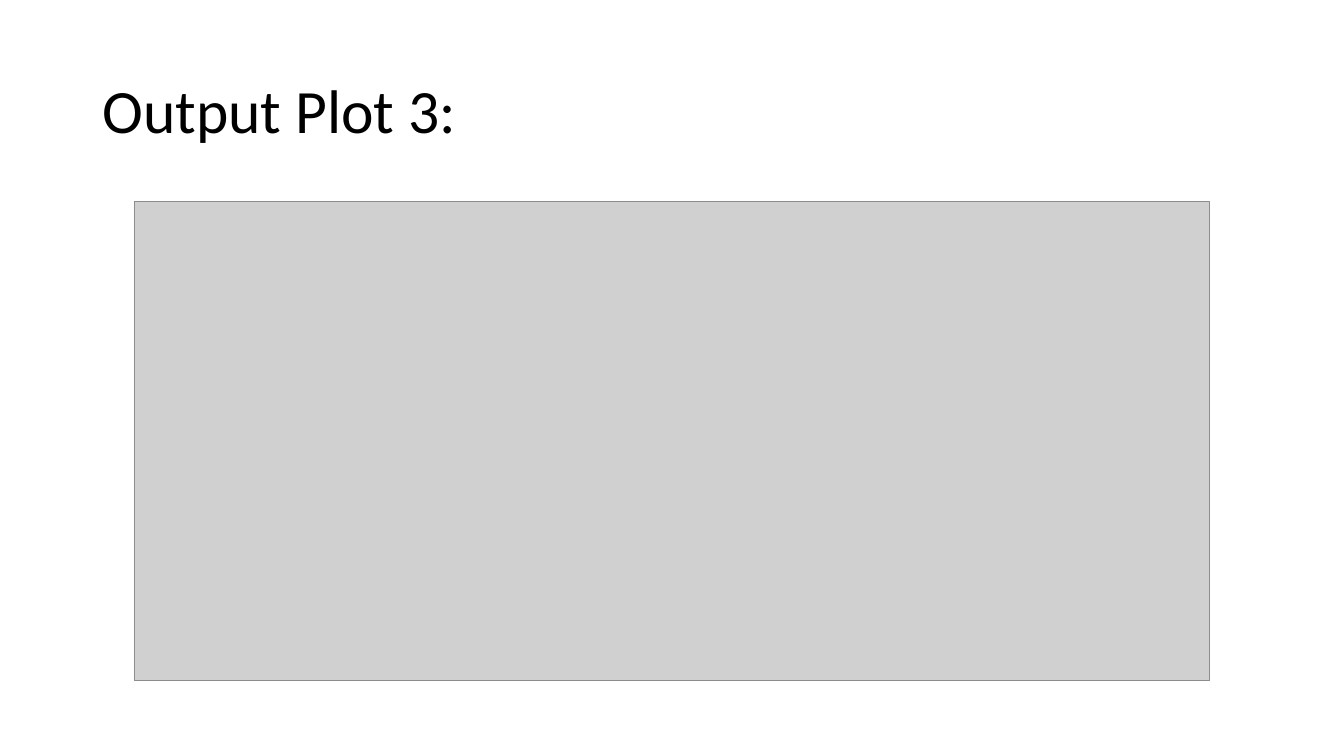
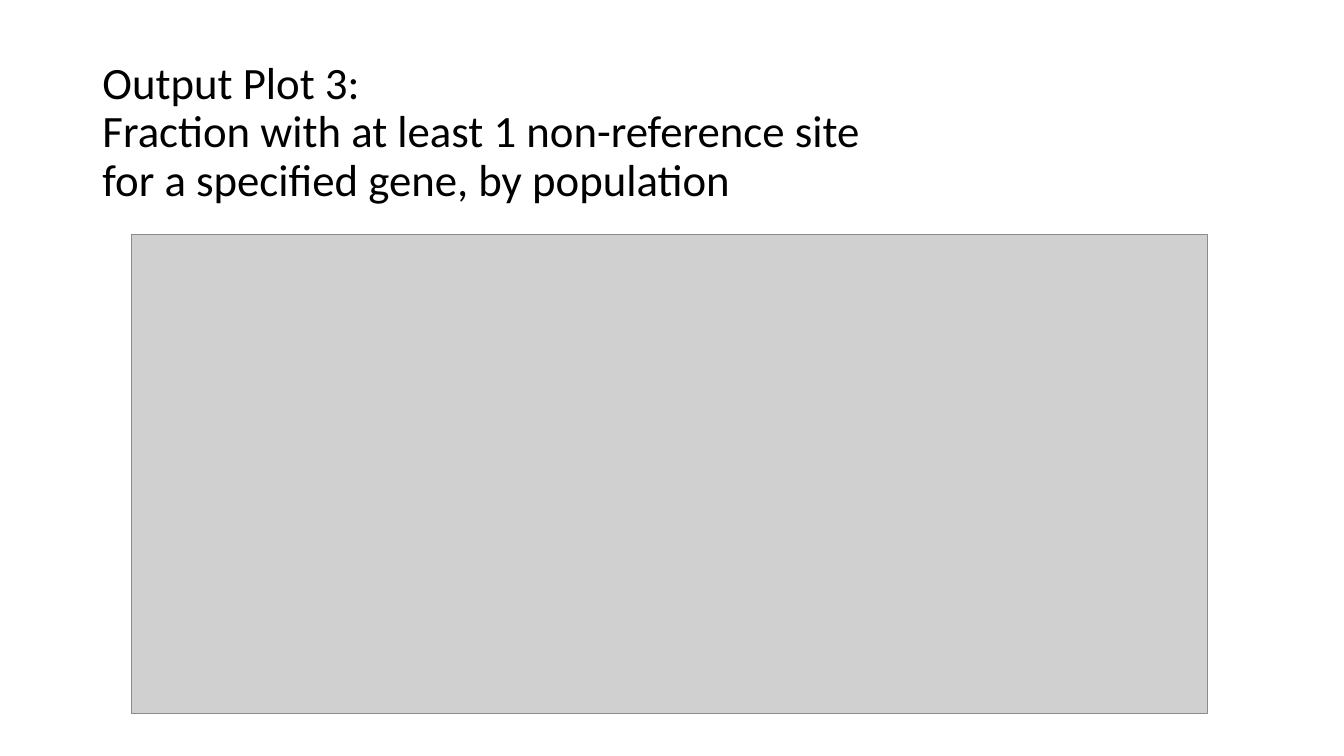
Before and after one commit to dfan/HST-2016, a slide deck: slide 7 of week_6/For_Zak.pptx (slide 8 before the commit). Drawn at 1344x756 pixels with LibreOffice and Linux fonts; fonts in the diff are those of the drawing; grey boxes stand for pictures. Boxes give left, top, right and bottom in pixels: in the first picture for what was removed or moved away, otherwise in the second. Text is boxed around its words. In the diff, an @@ line names an element or a change of style, - is before the commit and + after.

```diff
--- a/week_6/For_Zak.pptx
+++ b/week_6/For_Zak.pptx
@@ title at (102,68,860,204): text changed; size 44 to 32 pt @@
-Output Plot 3:
+  Output Plot 3:
+  Fraction with at least 1 non-reference site
+  for a specified gene, by population
@@ picture: place and size @@
-picture at (134,202,1210,682)
+picture at (132,234,1208,714)
```
Also in this commit, not shown: 16 other slides changed, 2 slides added, 2 slides removed, 20 other files.
